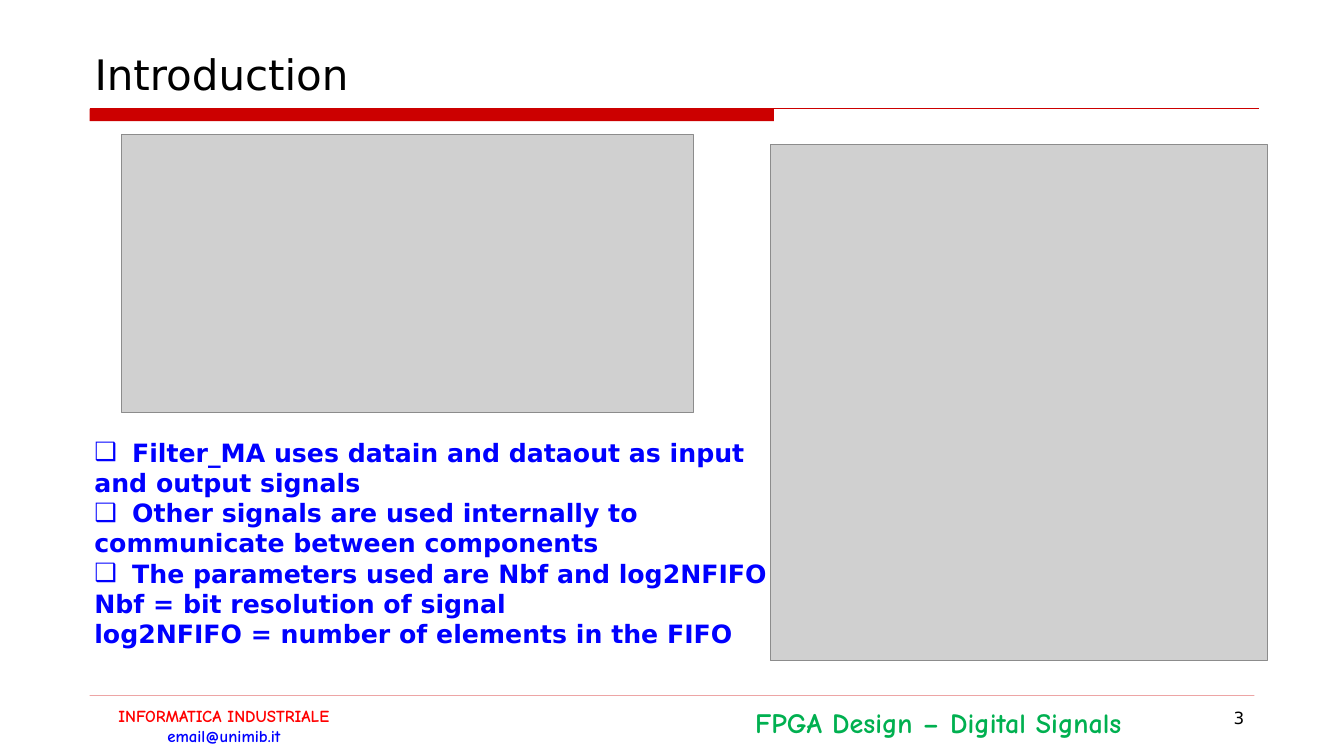
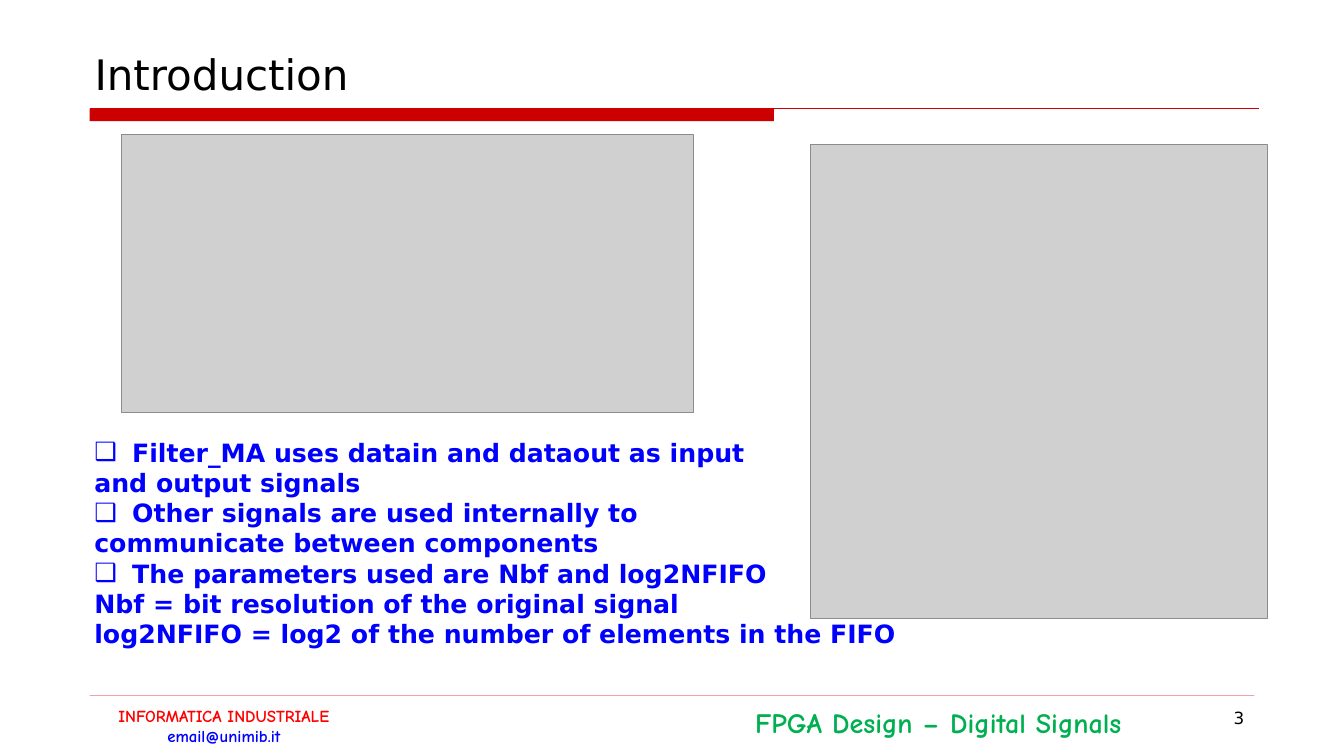
Before and after one commit to LorenzoPinaUnimib/InformaticaIndustriale, a slide deck: slide 3 of Documentazione.pptx. Drawn at 1344x756 pixels with LibreOffice and Linux fonts; fonts in the diff are those of the drawing; grey boxes stand for pictures; background and template pictures are left out. Boxes give left, top, right and bottom in pixels: in the first picture for what was removed or moved away, otherwise in the second. Text is boxed around its words. In the diff, an @@ line names an element or a change of style, - is before the commit and + after.

```diff
--- a/Documentazione.pptx
+++ b/Documentazione.pptx
@@ picture: place and size @@
-picture at box(770, 145, 1267, 661)
+picture at box(811, 145, 1267, 619)
@@ text at box(94, 594, 895, 649): text changed @@
-Nbf = bit resolution of signal
-log2NFIFO = number of elements in the FIFO
+Nbf = bit resolution of the original signal
+log2NFIFO = log2 of the number of elements in the FIFO
```
Also in this commit, not shown: 11 other slides changed, 2 slides added, 2 slides removed, 1 other file.
